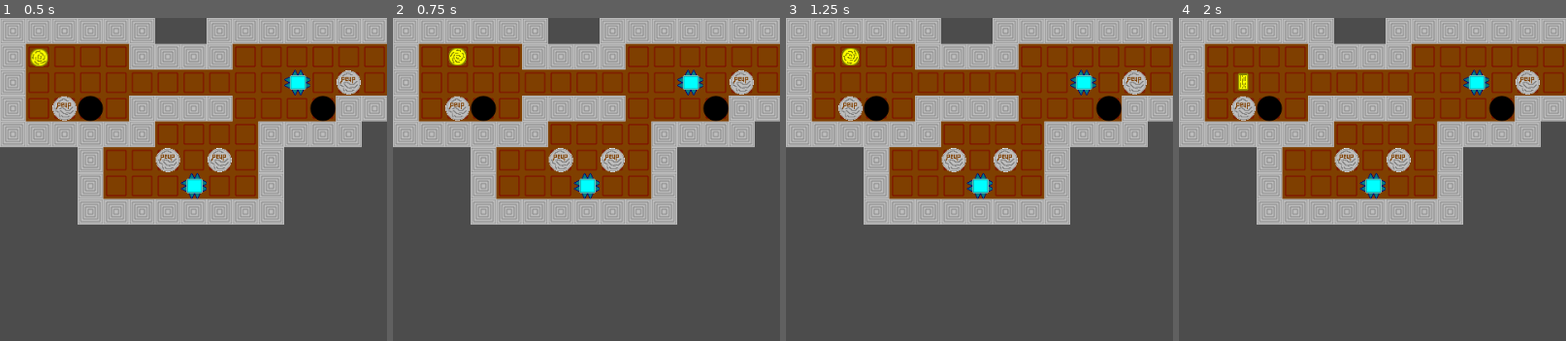
Above: before the commit, frames 1-4 (left to right).
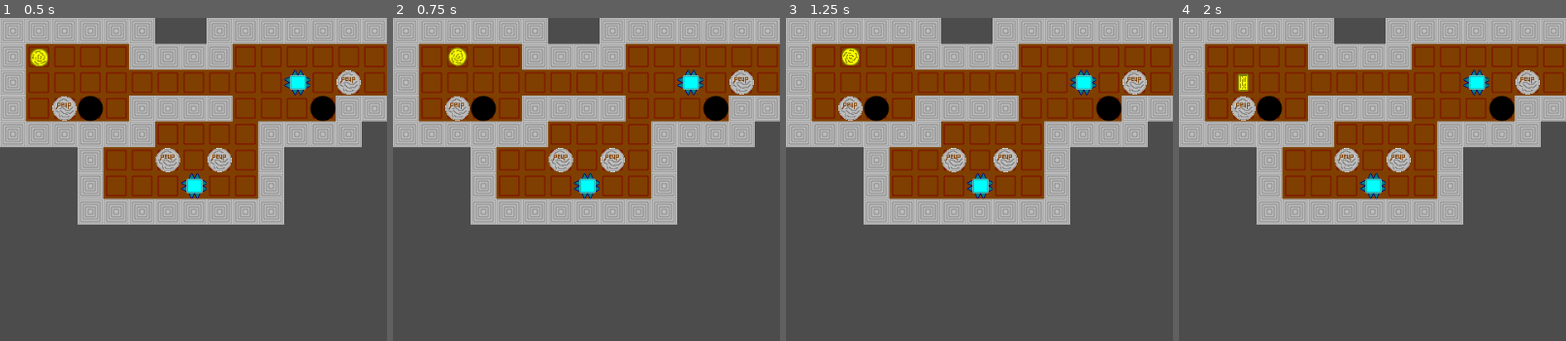
Above: after the commit, the same moments.

Repository: yusufmte/soko
Game: Godot game, scene res://TileMap.tscn
The game is run twice, just before and just after one commit, with the same random seed, the same clock (stepped at 60 frames per second) and the same inputs.
Inputs:
- Up to frame 1 (0.5 s): no input
- Up to frame 2 (0.75 s): tap Enter at 0.5 s; hold Right (ui_right) from 0.53 s (still down)
- Up to frame 3 (1.25 s): keep holding Right (ui_right)
- Up to frame 4 (2 s): tap Space at 1.25 s; release Right (ui_right) at 1.28 s; hold Down (ui_down) from 1.28 s (still down)
The pictures show only the part of the screen within x 0-50%, y 0-50%; the shares and areas given below are measured in that part.

Frame 1 is identical in both runs. In frame 2, less than 0.1% of the frame differs, in the area x 14-20%, y 9-16%; in frame 3, less than 0.1%; in frame 4, less than 0.1%.

Commit message:
create player spritesheet and use AnimationPlayer for player

Diff:
--- a/Player.gd
+++ b/Player.gd
@@ -13,27 +13,19 @@
 
 # Called when the node enters the scene tree for the first time.
 func _ready():
-	$AnimatedSprite.set_animation("horizontal")
+	$PlayerSprite.frame=0
 	is_healthy = true
 
 func play_movement_animation(direction): # plays movement animation in certain direction
 	match direction:
 		RIGHT:
-			$AnimatedSprite.set_animation("horizontal") # set to horizontal animation
-			$AnimatedSprite.set_frame(0) # reset frame to first
-			$AnimatedSprite.play("",false) # play in forward direction
+			$PlayerAnimations.play("horizontal")
 		LEFT:
-			$AnimatedSprite.set_animation("horizontal") # set to horizontal animation
-			$AnimatedSprite.set_frame(3) # reset frame to last
-			$AnimatedSprite.play("",true) # play in reverse direction
+			$PlayerAnimations.play_backwards("horizontal")
 		UP:
-			$AnimatedSprite.set_animation("vertical") # set to vertical animation
-			$AnimatedSprite.set_frame(0) # reset frame to first
-			$AnimatedSprite.play("",false) # play in forward direction
+			$PlayerAnimations.play("vertical")
 		DOWN:
-			$AnimatedSprite.set_animation("vertical") # set to vertical animation
-			$AnimatedSprite.set_frame(3) # reset frame to last
-			$AnimatedSprite.play("",true) # play in reverse direction
+			$PlayerAnimations.play_backwards("vertical")
 
 # Returns a direction if there was movement or NONE if not
 func check_for_move_action(): # connects key to movement direction
@@ -75,11 +67,13 @@
 			complete_move(direction_vec) # ...movement occurs!
 
 func deflate(): # deflates player
-	$AnimatedSprite.set_animation("deflated")
+	$PlayerAnimations.stop()
+	$PlayerSprite.rotation_degrees=0
+	$PlayerSprite.frame = 1
 	is_healthy = false
 
 func fall(): # fells player
-	$AnimatedSprite.play("falling")
+	$PlayerAnimations.play("fall")
 	is_healthy = false
 
 # Called every frame. 'delta' is the elapsed time since the previous frame.
--- a/TileMap.tscn
+++ b/TileMap.tscn
@@ -1,24 +1,10 @@
-[gd_scene load_steps=22 format=2]
+[gd_scene load_steps=10 format=2]
 
 [ext_resource path="res://tile1.png" type="Texture" id=1]
 [ext_resource path="res://TileMap.gd" type="Script" id=2]
 [ext_resource path="res://Player.gd" type="Script" id=3]
-[ext_resource path="res://player_anims/up0.png" type="Texture" id=4]
-[ext_resource path="res://player_anims/up1.png" type="Texture" id=5]
-[ext_resource path="res://player_anims/up2.png" type="Texture" id=6]
-[ext_resource path="res://player_anims/up3.png" type="Texture" id=7]
-[ext_resource path="res://player_anims/right0.png" type="Texture" id=8]
-[ext_resource path="res://player_anims/right1.png" type="Texture" id=9]
-[ext_resource path="res://player_anims/right2.png" type="Texture" id=10]
-[ext_resource path="res://player_anims/right3.png" type="Texture" id=11]
-[ext_resource path="res://player_anims/fall0.png" type="Texture" id=12]
-[ext_resource path="res://player_anims/fall1.png" type="Texture" id=13]
-[ext_resource path="res://player_anims/fall2.png" type="Texture" id=14]
-[ext_resource path="res://player_anims/fall3.png" type="Texture" id=15]
-[ext_resource path="res://twinkle_anim/0.png" type="Texture" id=16]
-[ext_resource path="res://twinkle_anim/1.png" type="Texture" id=17]
-[ext_resource path="res://twinkle_anim/2.png" type="Texture" id=18]
-[ext_resource path="res://player_anims/deflated.png" type="Texture" id=19]
+[ext_resource path="res://twinkle_anim/spritesheet.png" type="Texture" id=4]
+[ext_resource path="res://player_anims/spritesheet.png" type="Texture" id=5]
 
 [sub_resource type="TileSet" id=1]
 0/name = "tile1.png 0"
@@ -72,28 +58,136 @@
 4/shapes = [  ]
 4/z_index = 0
 
-[sub_resource type="SpriteFrames" id=2]
-animations = [ {
-"frames": [ ExtResource( 4 ), ExtResource( 5 ), ExtResource( 6 ), ExtResource( 7 ) ],
-"loop": false,
-"name": "vertical",
-"speed": 10.0
-}, {
-"frames": [ ExtResource( 8 ), ExtResource( 9 ), ExtResource( 10 ), ExtResource( 11 ) ],
-"loop": false,
-"name": "horizontal",
-"speed": 10.0
-}, {
-"frames": [ ExtResource( 12 ), ExtResource( 13 ), ExtResource( 14 ), ExtResource( 15 ), null, null, null, null, ExtResource( 16 ), ExtResource( 17 ), ExtResource( 18 ), null ],
-"loop": false,
-"name": "falling",
-"speed": 10.0
-}, {
-"frames": [ ExtResource( 19 ) ],
-"loop": true,
-"name": "deflated",
-"speed": 5.0
-} ]
+[sub_resource type="Animation" id=4]
+resource_name = "fall"
+length = 1.3
+tracks/0/type = "value"
+tracks/0/path = NodePath("PlayerSprite:frame")
+tracks/0/interp = 1
+tracks/0/loop_wrap = true
+tracks/0/imported = false
+tracks/0/enabled = true
+tracks/0/keys = {
+"times": PoolRealArray( 0, 1.1 ),
+"transitions": PoolRealArray( 1, 1 ),
+"update": 1,
+"values": [ 0, 0 ]
+}
+tracks/1/type = "value"
+tracks/1/path = NodePath("PlayerSprite:scale")
+tracks/1/interp = 1
+tracks/1/loop_wrap = true
+tracks/1/imported = false
+tracks/1/enabled = true
+tracks/1/keys = {
+"times": PoolRealArray( 0, 0.5 ),
+"transitions": PoolRealArray( 1, 1 ),
+"update": 0,
+"values": [ Vector2( 1, 1 ), Vector2( 0, 0 ) ]
+}
+tracks/2/type = "value"
+tracks/2/path = NodePath("PlayerSprite:visible")
+tracks/2/interp = 1
+tracks/2/loop_wrap = true
+tracks/2/imported = false
+tracks/2/enabled = true
+tracks/2/keys = {
+"times": PoolRealArray( 0, 0.5 ),
+"transitions": PoolRealArray( 1, 1 ),
+"update": 1,
+"values": [ true, false ]
+}
+tracks/3/type = "value"
+tracks/3/path = NodePath("TwinkleSprite:visible")
+tracks/3/interp = 1
+tracks/3/loop_wrap = true
+tracks/3/imported = false
+tracks/3/enabled = true
+tracks/3/keys = {
+"times": PoolRealArray( 0, 0.9, 1.3 ),
+"transitions": PoolRealArray( 1, 1, 1 ),
+"update": 1,
+"values": [ false, true, false ]
+}
+tracks/4/type = "value"
+tracks/4/path = NodePath("TwinkleSprite:frame")
+tracks/4/interp = 1
+tracks/4/loop_wrap = true
+tracks/4/imported = false
+tracks/4/enabled = true
+tracks/4/keys = {
+"times": PoolRealArray( 0.9, 1.1, 1.3 ),
+"transitions": PoolRealArray( 1, 1, 1 ),
+"update": 1,
+"values": [ 0, 1, 0 ]
+}
+tracks/5/type = "value"
+tracks/5/path = NodePath("PlayerSprite:rotation_degrees")
+tracks/5/interp = 1
+tracks/5/loop_wrap = true
+tracks/5/imported = false
+tracks/5/enabled = true
+tracks/5/keys = {
+"times": PoolRealArray( 0, 1.3 ),
+"transitions": PoolRealArray( 1, 1 ),
+"update": 0,
+"values": [ 0.0, 0.0 ]
+}
+
+[sub_resource type="Animation" id=2]
+resource_name = "horizontal"
+length = 0.5
+tracks/0/type = "value"
+tracks/0/path = NodePath("PlayerSprite:rotation_degrees")
+tracks/0/interp = 2
+tracks/0/loop_wrap = true
+tracks/0/imported = false
+tracks/0/enabled = true
+tracks/0/keys = {
+"times": PoolRealArray( 0, 0.5 ),
+"transitions": PoolRealArray( 1, 1 ),
+"update": 0,
+"values": [ 0.0, 90.0 ]
+}
+tracks/1/type = "value"
+tracks/1/path = NodePath("PlayerSprite:frame")
+tracks/1/interp = 1
+tracks/1/loop_wrap = true
+tracks/1/imported = false
+tracks/1/enabled = true
+tracks/1/keys = {
+"times": PoolRealArray( 0, 0.5 ),
+"transitions": PoolRealArray( 1, 1 ),
+"update": 1,
+"values": [ 0, 0 ]
+}
+
+[sub_resource type="Animation" id=3]
+resource_name = "vertical"
+tracks/0/type = "value"
+tracks/0/path = NodePath("PlayerSprite:frame")
+tracks/0/interp = 1
+tracks/0/loop_wrap = true
+tracks/0/imported = false
+tracks/0/enabled = true
+tracks/0/keys = {
+"times": PoolRealArray( 0, 1 ),
+"transitions": PoolRealArray( 1, 1 ),
+"update": 0,
+"values": [ 4, 7 ]
+}
+tracks/1/type = "value"
+tracks/1/path = NodePath("PlayerSprite:rotation_degrees")
+tracks/1/interp = 1
+tracks/1/loop_wrap = true
+tracks/1/imported = false
+tracks/1/enabled = true
+tracks/1/keys = {
+"times": PoolRealArray( 0, 1 ),
+"transitions": PoolRealArray( 1, 1 ),
+"update": 0,
+"values": [ 0.0, 0.0 ]
+}
 
 [node name="TileMap" type="TileMap"]
 tile_set = SubResource( 1 )
@@ -113,8 +207,20 @@
 "_edit_group_": true
 }
 
-[node name="AnimatedSprite" type="AnimatedSprite" parent="Player"]
-frames = SubResource( 2 )
-animation = "falling"
+[node name="TwinkleSprite" type="Sprite" parent="Player"]
+position = Vector2( 0.208775, 0.0302658 )
+texture = ExtResource( 4 )
+hframes = 2
+
+[node name="PlayerSprite" type="Sprite" parent="Player"]
+texture = ExtResource( 5 )
+vframes = 2
+hframes = 4
+frame = 4
+
+[node name="PlayerAnimations" type="AnimationPlayer" parent="Player"]
+anims/fall = SubResource( 4 )
+anims/horizontal = SubResource( 2 )
+anims/vertical = SubResource( 3 )
 
 [node name="Boulders" type="Node2D" parent="."]
Binary file added: player_anims/spritesheet.png
Not shown, added: player_anims/spritesheet.png.import
